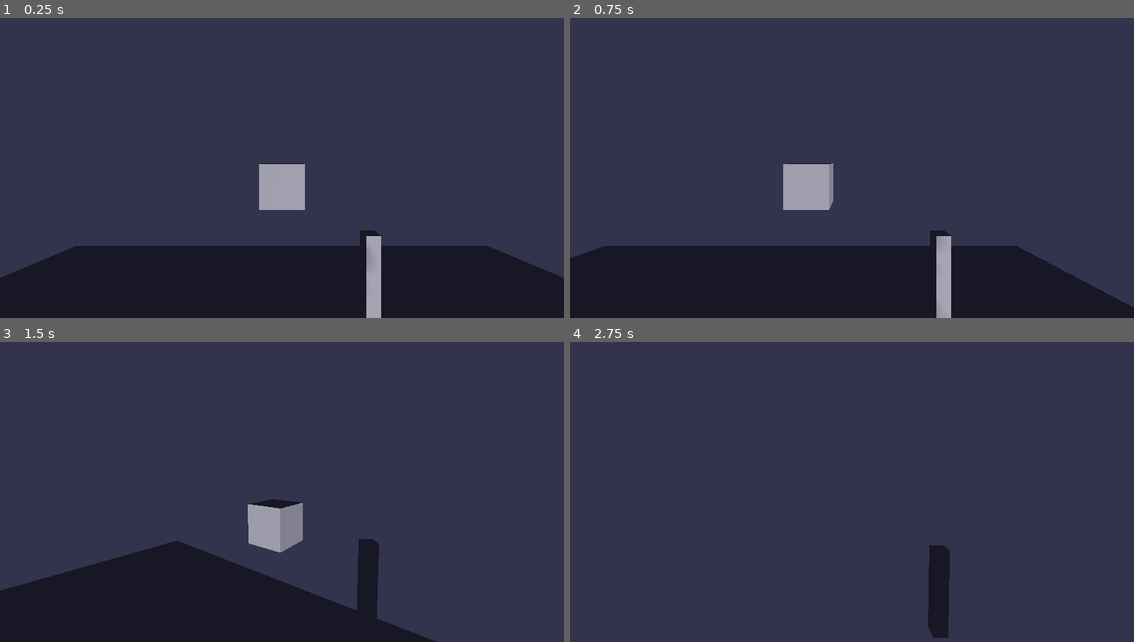
Above: before the commit, frames 1-4 (two rows, left to right).
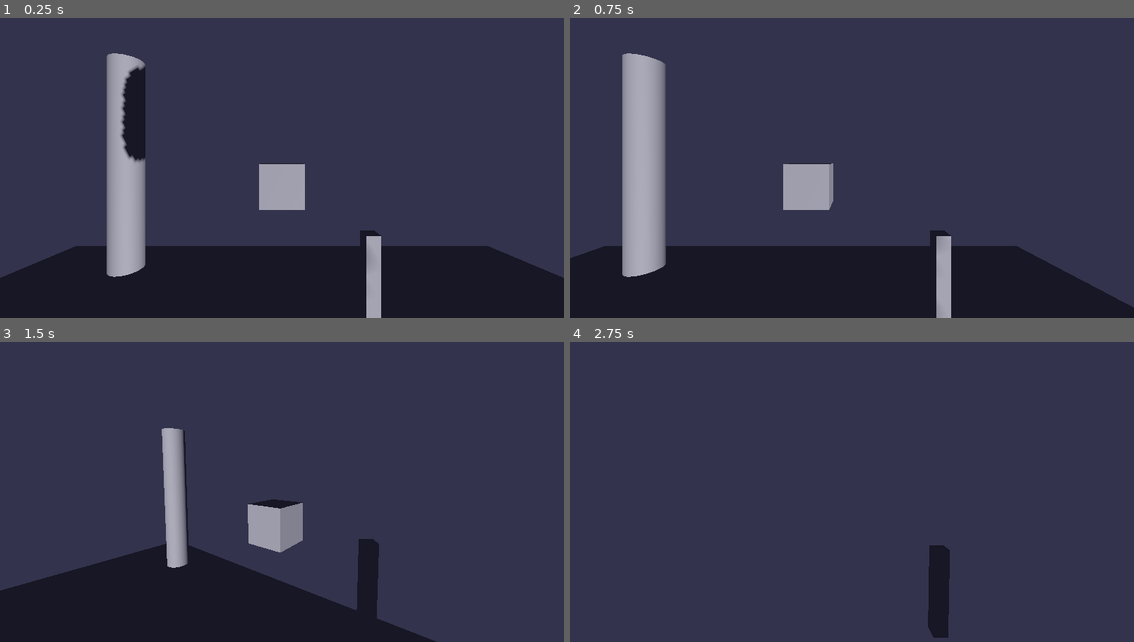
Above: after the commit, the same moments.

Repository: markettrade724-max/real-team
Game: Godot game, scene res://main_scene.tscn
The game is run twice, just before and just after one commit, with the same random seed, the same clock (stepped at 60 frames per second) and the same inputs.
Inputs (mouse positions are in pixels of both pictures, inside the frame that each line leads up to):
- Up to frame 1 (0.25 s): no input
- Up to frame 2 (0.75 s): tap Enter at 0.5 s; move the mouse to (976, 144) at 0.52 s; hold D (move_right) from 0.53 s (still down); click (976, 144) at 0.6 s
- Up to frame 3 (1.5 s): tap Space (jump) at 0.77 s; move the mouse to (253, 486) at 1.27 s; release D (move_right) at 1.28 s; hold W (move_forward) from 1.28 s (still down); click (253, 486) at 1.35 s
- Up to frame 4 (2.75 s): keep holding W (move_forward); tap Space (jump) at 1.52 s; move the mouse to (863, 477) at 2.02 s; click (863, 477) at 2.1 s

The runs differ from the first frame. In frame 1, 4.9% of the frame differs, in the area x 18-26%, y 11-87%; in frame 2, 5.5%, in the area x 9-18%, y 11-87%; in frame 3, 1.8%; in frame 4, nothing differs.

Commit message:
Add pillar with cylinder mesh to main scene
Added a pillar with a cylinder mesh and collision shape.

Diff:
--- a/godot-projects/genesis-3d/main_scene.tscn
+++ b/godot-projects/genesis-3d/main_scene.tscn
@@ -13,6 +13,15 @@
 orientation = 1
 
 [sub_resource type="WorldBoundaryShape3D" id="3_plane"]
+
+[sub_resource type="CylinderMesh" id="4_cylinder"]
+top_radius = 0.3
+bottom_radius = 0.3
+height = 4.0
+
+[sub_resource type="CylinderShape3D" id="5_cyl_shape"]
+radius = 0.3
+height = 4.0
 
 [node name="MainScene" type="Node3D"]
 script = ExtResource("2_script")
@@ -35,3 +44,12 @@
 
 [node name="Target" parent="." instance=ExtResource("3_target")]
 transform = Transform3D(1, 0, 0, 0, 1, 0, 0, 0, 1, 0, 0.5, -5)
+
+[node name="Pillar" type="StaticBody3D" parent="."]
+transform = Transform3D(1, 0, 0, 0, 1, 0, 0, 0, 1, -3, 1.5, -4)
+
+[node name="MeshInstance3D" type="MeshInstance3D" parent="Pillar"]
+mesh = SubResource("4_cylinder")
+
+[node name="CollisionShape3D" type="CollisionShape3D" parent="Pillar"]
+shape = SubResource("5_cyl_shape")
Not shown: 1 places in godot-projects/genesis-3d/main_scene.tscn that only renumber resources
